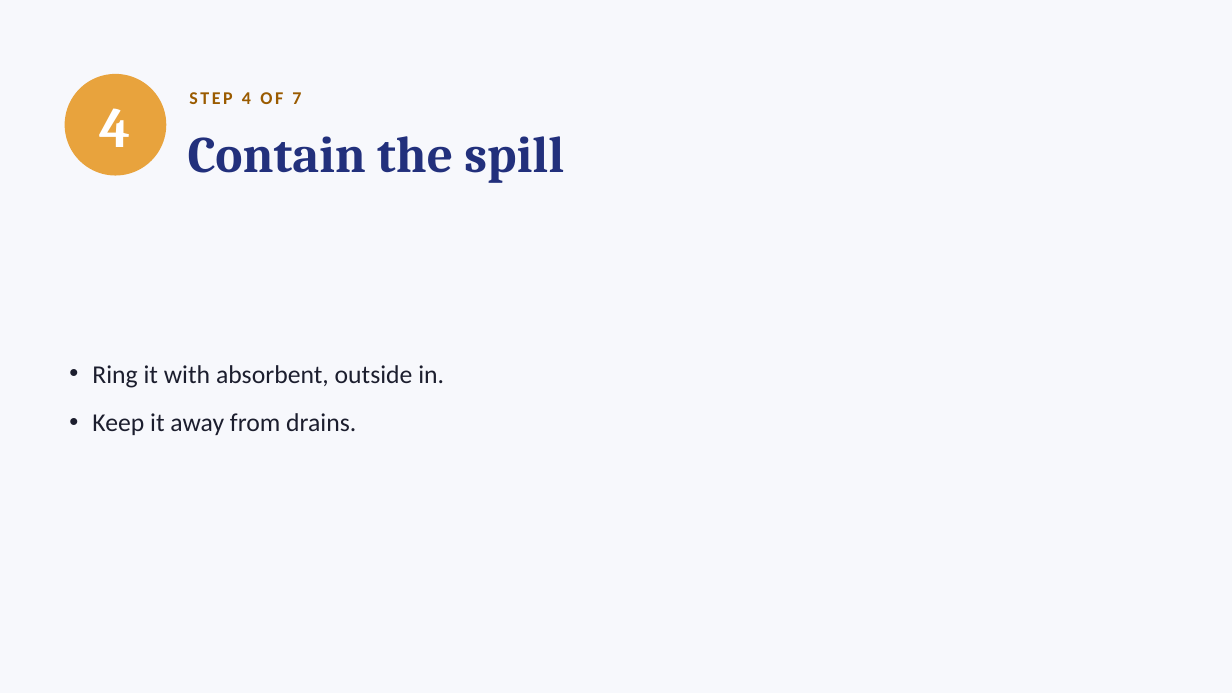
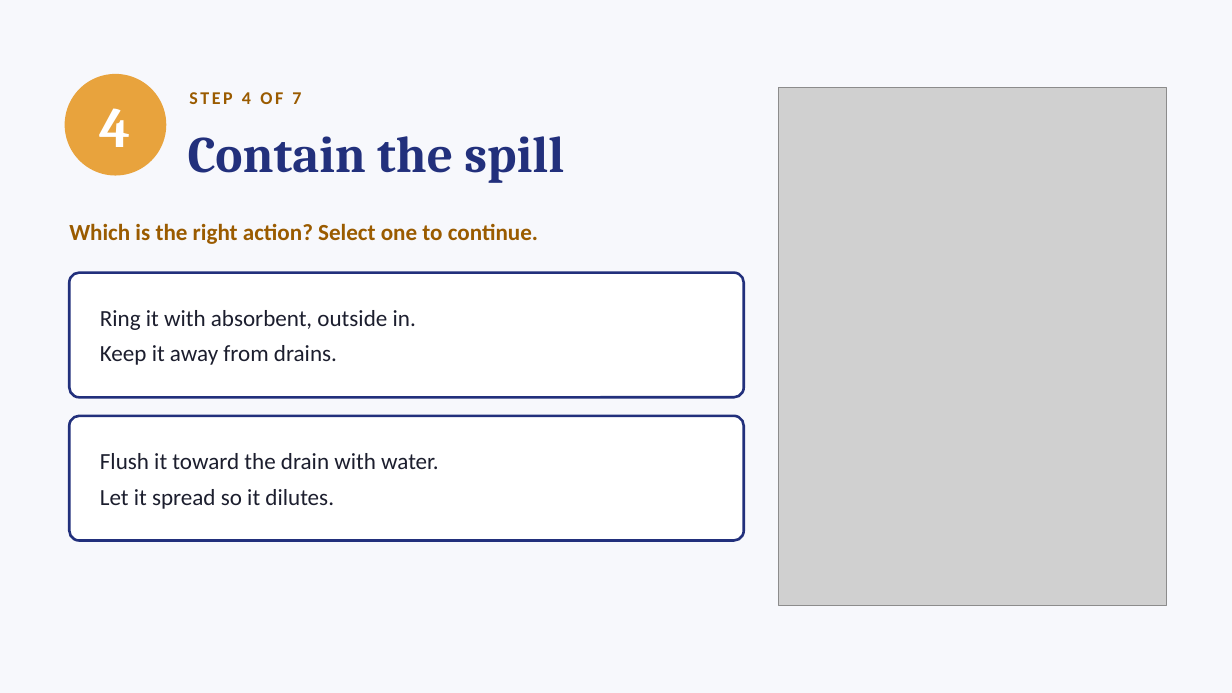
Before and after one commit to ProfeAnaEslavaEdTech/eLearningportfolio, a slide deck: slide 5 of assets/Spill-7-Steps.pptx. Drawn at 1232x693 pixels with LibreOffice and Linux fonts; fonts in the diff are those of the drawing; grey boxes stand for pictures. Boxes give left, top, right and bottom in pixels: in the first picture for what was removed or moved away, otherwise in the second. Text is boxed around its words. In the diff, an @@ line names an element or a change of style, - is before the commit and + after.

```diff
--- a/assets/Spill-7-Steps.pptx
+++ b/assets/Spill-7-Steps.pptx
@@ picture added at (779,88,1167,605) @@
@@ text added at (69,223,538,244), 18 pt, text #9A5B00, bold @@
+Which is the right action? Select one to continue.
@@ rounded rectangle "Ring it with absorbent, outside ...": place and size @@
-rounded rectangle "Ring it with absorbent, outside ..." at (92,365,444,435)
+rounded rectangle "Ring it with absorbent, outside ..." at (69,273,744,397)
@@ rounded rectangle "Ring it with absorbent, outside ..." at (69,273,744,397): size 20 to 18 pt; bullet • to none; less space between paragraphs; fill none to #FFFFFF; outline none to #22307C 2 pt @@
@@ rounded rectangle added at (69,416,744,541), fill #FFFFFF, outline #22307C 2 pt, 18 pt, text #1C1E2E @@
+Flush it toward the drain with water.
+Let it spread so it dilutes.
```
Also in this commit, not shown: 7 other slides changed, 1 slide added, 1 other file.
